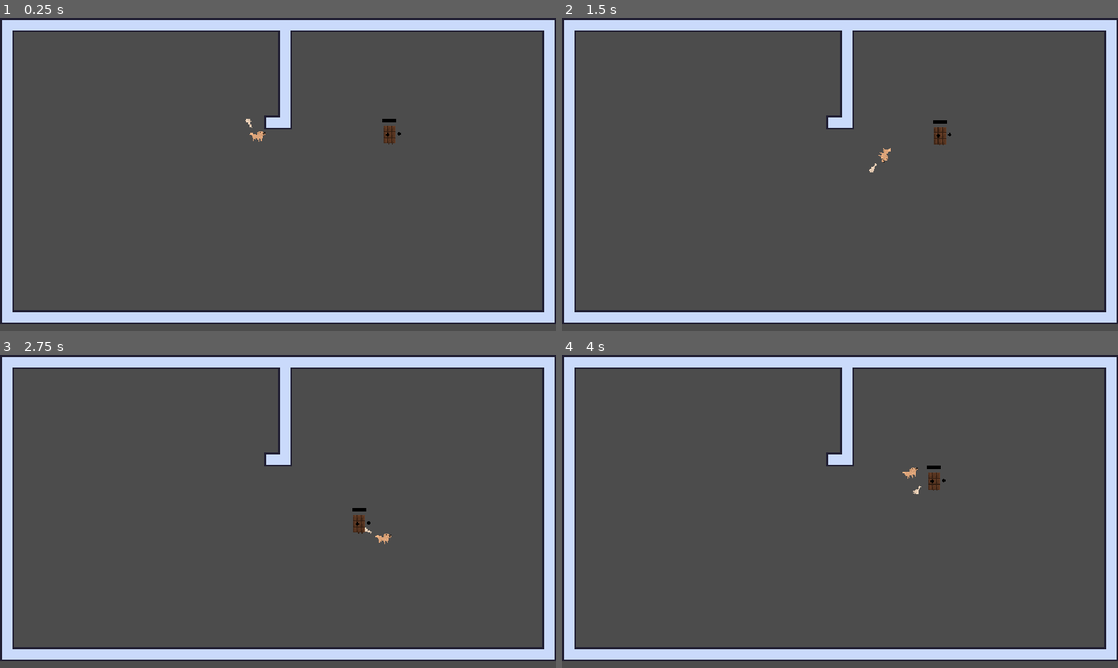
Above: before the commit, frames 1-4 (two rows, left to right).
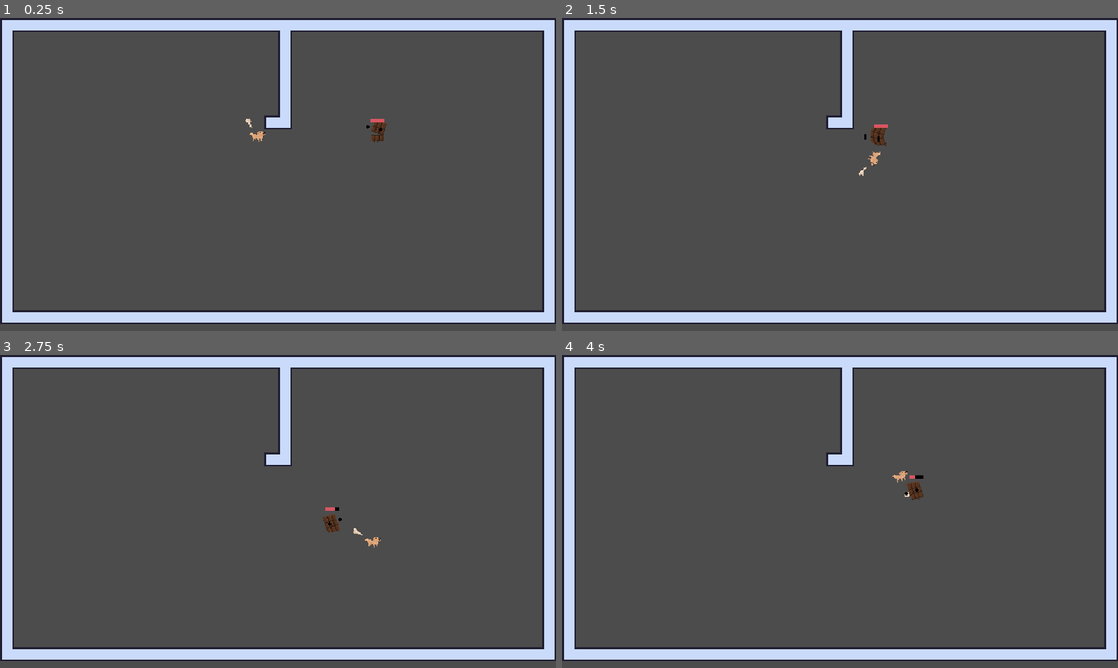
Above: after the commit, the same moments.

Repository: 3k2ng/dog-puff-pensive
Game: Godot game, scene res://scenes/demo_tung.tscn
Same seed, same stepped clock (60 frames per second), same inputs: the game is played once before the commit and once after it. The project has no main scene, so this scene is started directly.
Inputs (mouse positions are in pixels of both pictures, inside the frame that each line leads up to):
- Up to frame 1 (0.25 s): no input
- Up to frame 2 (1.5 s): move the mouse to (962, 158) at 0.52 s; hold D (move_right) 0.53-1.28 s; click (962, 158) at 0.6 s; move the mouse to (728, 190) at 1.27 s; hold S (move_down) from 1.28 s (still down); right-click (728, 190) at 1.35 s
- Up to frame 3 (2.75 s): click (166, 527) at 1.55 s; move the mouse to (333, 442) at 2.02 s; release S (move_down) at 2.03 s; hold D (move_right) from 2.03 s (still down); click (333, 442) at 2.1 s
- Up to frame 4 (4 s): move the mouse to (812, 574) at 2.77 s; release D (move_right) at 2.78 s; hold W (move_up) 2.78-3.53 s; click (812, 574) at 2.85 s; move the mouse to (1006, 558) at 3.52 s; hold A (move_left) from 3.53 s (still down); right-click (1006, 558) at 3.6 s; click (1006, 558) at 3.8 s

The runs differ from the first frame. In frame 1, 0.3% of the frame differs, in the area x 65-73%, y 32-41%; in frame 2, 0.5%, in the area x 53-70%, y 32-51%; in frame 3, 0.4%; in frame 4, 0.4%.
Error before the commit: Attempt to call function 'hurt' in base 'null instance' on a null instance. (res://scripts/player_melee.gd:14)

Commit message:
bug fix and some organiztion

Diff:
--- a/scenes/demo_tung.tscn
+++ b/scenes/demo_tung.tscn
@@ -1,7 +1,7 @@
 [gd_scene load_steps=5 format=2]
 
 [ext_resource path="res://tilesets/test_autotile.tres" type="TileSet" id=1]
-[ext_resource path="res://scenes/Player.tscn" type="PackedScene" id=2]
+[ext_resource path="res://objects/player.tscn" type="PackedScene" id=2]
 [ext_resource path="res://objects/enemies/choco_bar.tscn" type="PackedScene" id=3]
 [ext_resource path="res://scripts/game_field.gd" type="Script" id=6]
 
--- a/scripts/enemies/basic_enemy.gd
+++ b/scripts/enemies/basic_enemy.gd
@@ -1,16 +1,34 @@
 extends "res://scripts/enemies/enemy.gd"
+
+const SPLASH: PackedScene = preload("res://objects/splash.tscn")
+
+enum {
+	IDLE,
+	HIT,
+	CHASE,
+	ATTACK
+}
 
 const MOVEMENT_SPEED = 32
 
-const DETECTION_RANGE = 80 # 5 blocks
+const DETECTION_RANGE = 160 # 10 blocks
 const ATTACK_RANGE = 16
+const CLOSEST_DIST = 1 # closest distance needed to consider arrived at last know player location
 
+const STUN_TIME = 0.1
 
 var direction: Vector2
+var last_known_location: Vector2 # location of player last time seen
 
 var target: KinematicBody2D
+var state: int
+var stun_timer: float
+var dead: bool
 
 onready var to_player: RayCast2D = $ToPlayer
+onready var health_bar: TextureProgress = $HealthBar
+onready var anim_sprite: AnimatedSprite = $Sprite
+onready var anim_playback = $AnimationTree.get("parameters/playback")
 
 func get_player_as_target() -> void:
 	var player_group: Array = get_tree().get_nodes_in_group("player")
@@ -20,30 +38,77 @@
 		to_player.add_exception(target)
 		to_player.enabled = true
 
+func _die() -> void:
+	dead = true
+	velocity = Vector2.ZERO
+	anim_playback.travel("dead")
+
 func _ready() -> void:
 	get_player_as_target()
+	max_health = 3
+	health_bar.max_value = max_health
+	._ready()
 
 func _process(delta: float) -> void:
 	._process(delta)
+	health_bar.value = health
+
+	if dead:
+		return
+
+	if state == HIT:
+		if stun_timer > 0:
+			stun_timer -= delta
+			anim_playback.travel("hurt")
+			return
+		else:
+			state = IDLE
+
 	if target:
 		to_player.cast_to = target.position - position
-		if to_player.cast_to.length() > DETECTION_RANGE or to_player.is_colliding():
-			# no player detected
-			direction = Vector2.ZERO
-			pass
-		elif to_player.cast_to.length() < ATTACK_RANGE:
-			$AnimationPlayer.play("melee_attack")
+		if $AnimationPlayer.current_animation == "melee_attack" or (to_player.cast_to.length() < ATTACK_RANGE and not to_player.is_colliding()):
+			state = ATTACK
+		elif to_player.cast_to.length() > DETECTION_RANGE or to_player.is_colliding():
+			if position.distance_to(last_known_location) < 1:
+				anim_playback.travel("confused")
+				state = IDLE
 		else:
 			# yes player detected
-			$MeleeBox.rotation = Vector2.RIGHT.angle_to(to_player.cast_to)
-			direction = to_player.cast_to.normalized()
-			pass
+			last_known_location = target.position
+			anim_playback.travel("notice")
+			state = CHASE
 	else:
 		get_player_as_target()
 
+	match state:
+		IDLE:
+			anim_playback.travel("idle")
+			direction = Vector2.ZERO
+		ATTACK:
+			anim_playback.travel("melee_attack")
+			direction = Vector2.ZERO
+		CHASE:
+			anim_playback.travel("chase")
+			direction = position.direction_to(last_known_location).normalized()
+			$MeleeBox.rotation = Vector2.RIGHT.angle_to(direction)
+
 func _physics_process(delta: float) -> void:
 	._physics_process(delta)
-	velocity = direction * MOVEMENT_SPEED
+	if state != HIT:
+		velocity = direction * MOVEMENT_SPEED
+		if velocity.x < 0:
+			anim_sprite.flip_h = true
+		elif velocity.x > 0:
+			anim_sprite.flip_h = false
 
 func hurt(dir: Vector2, damage: int) -> void:
+	$FlashPlayer.play("flash")
+	state = HIT
+	stun_timer = STUN_TIME
+	velocity = dir.normalized() * 32
 	.hurt(dir, damage)
+
+func splash() -> void:
+	var new_splash = SPLASH.instance()
+	new_splash.position = $MeleeBox/Shape.global_position
+	SignalBus.emit_signal("spawn_object", new_splash)
--- a/scripts/enemies/enemy.gd
+++ b/scripts/enemies/enemy.gd
@@ -1,13 +1,14 @@
 extends KinematicBody2D
 
+var max_health: int
 var health: int
 var velocity: Vector2
 
 func _ready() -> void:
-	pass
+	health = max_health
 
 func _process(delta: float) -> void:
-	if health < 0:
+	if health <= 0:
 		_die()
 
 func _physics_process(delta: float) -> void:
--- a/scripts/player_melee.gd
+++ b/scripts/player_melee.gd
@@ -11,7 +11,7 @@
 func if_body_entered(body: Node):
 	if body.is_in_group("enemy"):
 		print("enemy is hit")
-		$body.hurt()
+		body.hurt(Vector2.RIGHT.rotated(rotation), 1)
 
 
 func melee_input():
Renamed: scenes/Player.tscn -> objects/player.tscn
